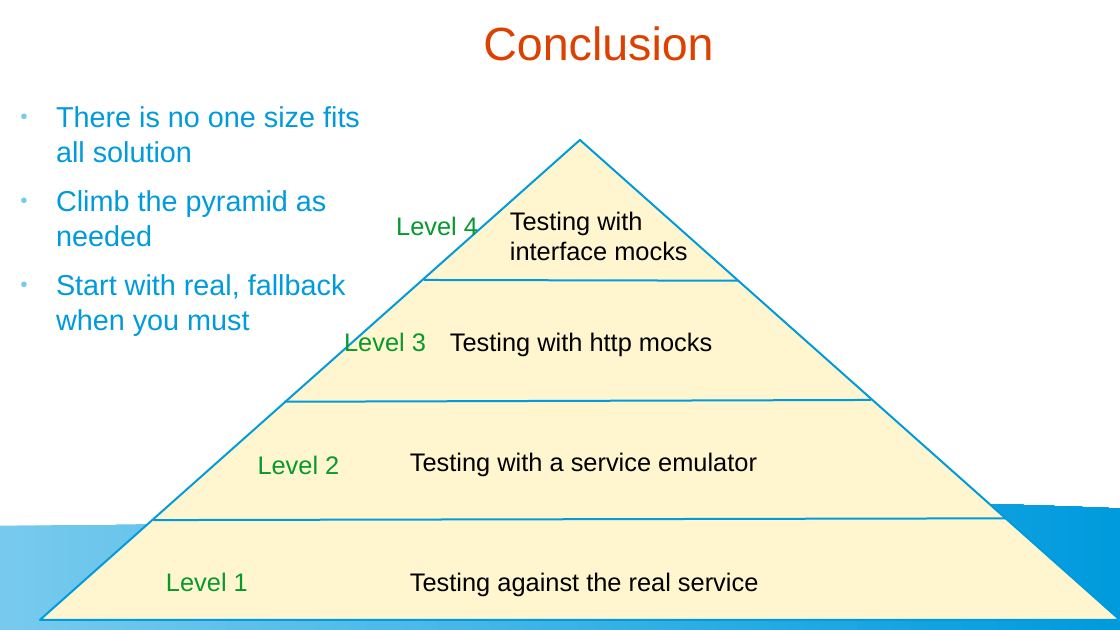
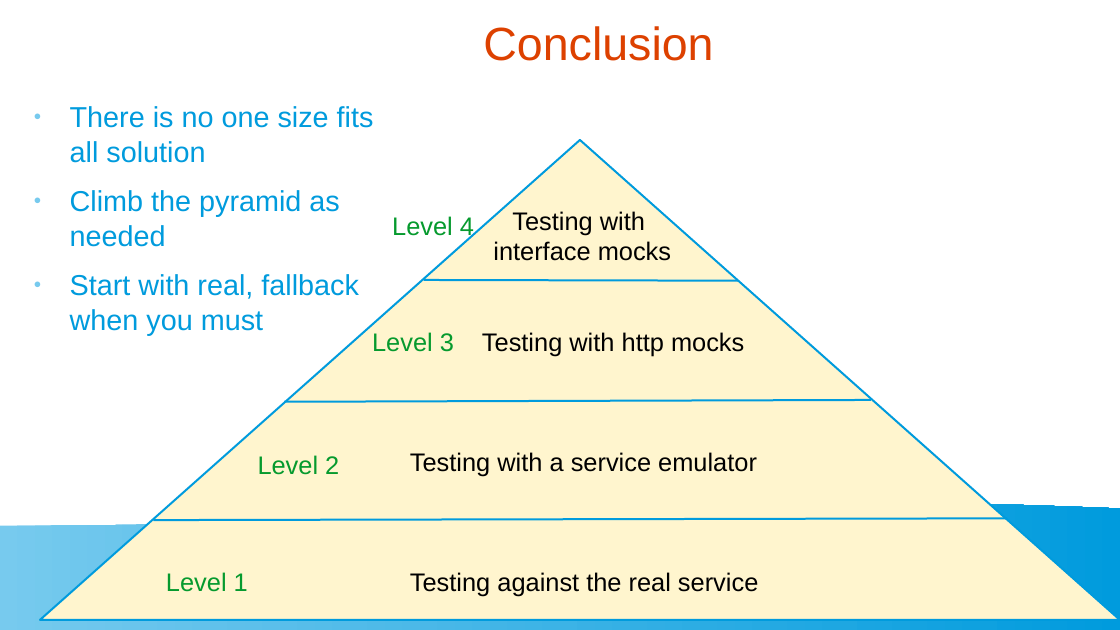
Before and after one commit to golangbot/gophercon-uk-2025-talk, a slide deck: slide 46 of Presentation.odp. Drawn at 1120x630 pixels with LibreOffice and Linux fonts; fonts in the diff are those of the drawing. Boxes give left, top, right and bottom in pixels: in the first picture for what was removed or moved away, otherwise in the second. Text is boxed around its words. In the diff, an @@ line names an element or a change of style, - is before the commit and + after.

```diff
--- a/Presentation.odp
+++ b/Presentation.odp
@@ text "There is no one size ...": place and size @@
-text "There is no one size ..." at (56,106,360,335)
+text "There is no one size ..." at (70,106,374,335)
@@ text "Level 4": place and size @@
-text "Level 4" at (396,216,478,241)
+text "Level 4" at (392,216,474,241)
@@ text "Testing with interface mocks": place and size @@
-text "Testing with interface mocks" at (510,211,687,261)
+text "Testing with interface mocks" at (493,211,671,261)
@@ text "Testing with interface mocks" at (493,211,671,261): alignment left to centre @@
@@ text "Level 3": place and size @@
-text "Level 3" at (344,331,426,352)
+text "Level 3" at (372,332,454,352)
@@ text "Testing with http mocks": place and size @@
-text "Testing with http mocks" at (450,332,712,357)
+text "Testing with http mocks" at (482,332,744,357)
```
Also in this commit, not shown: 1 other slide changed, 1 slide added, 1 slide removed.
